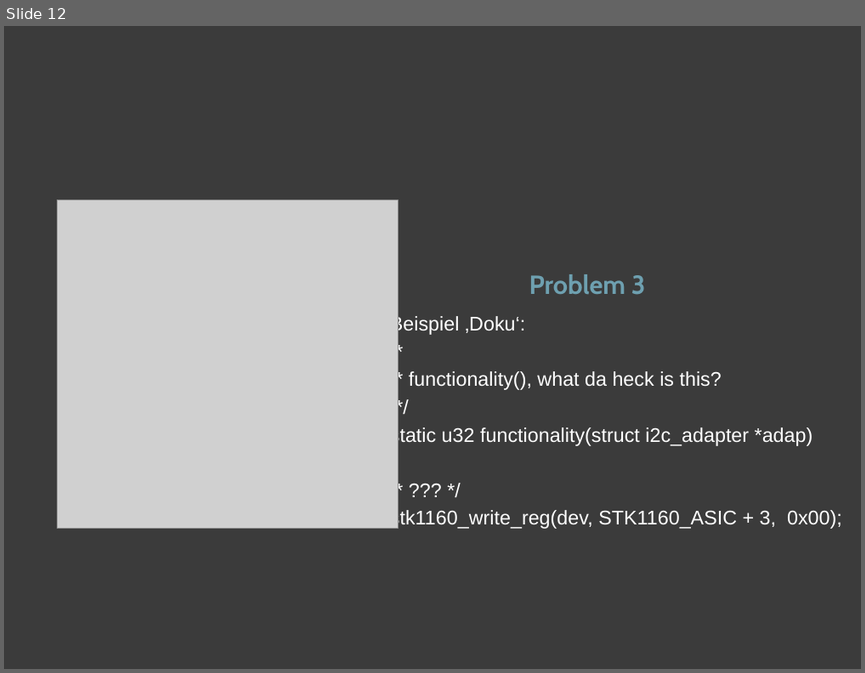
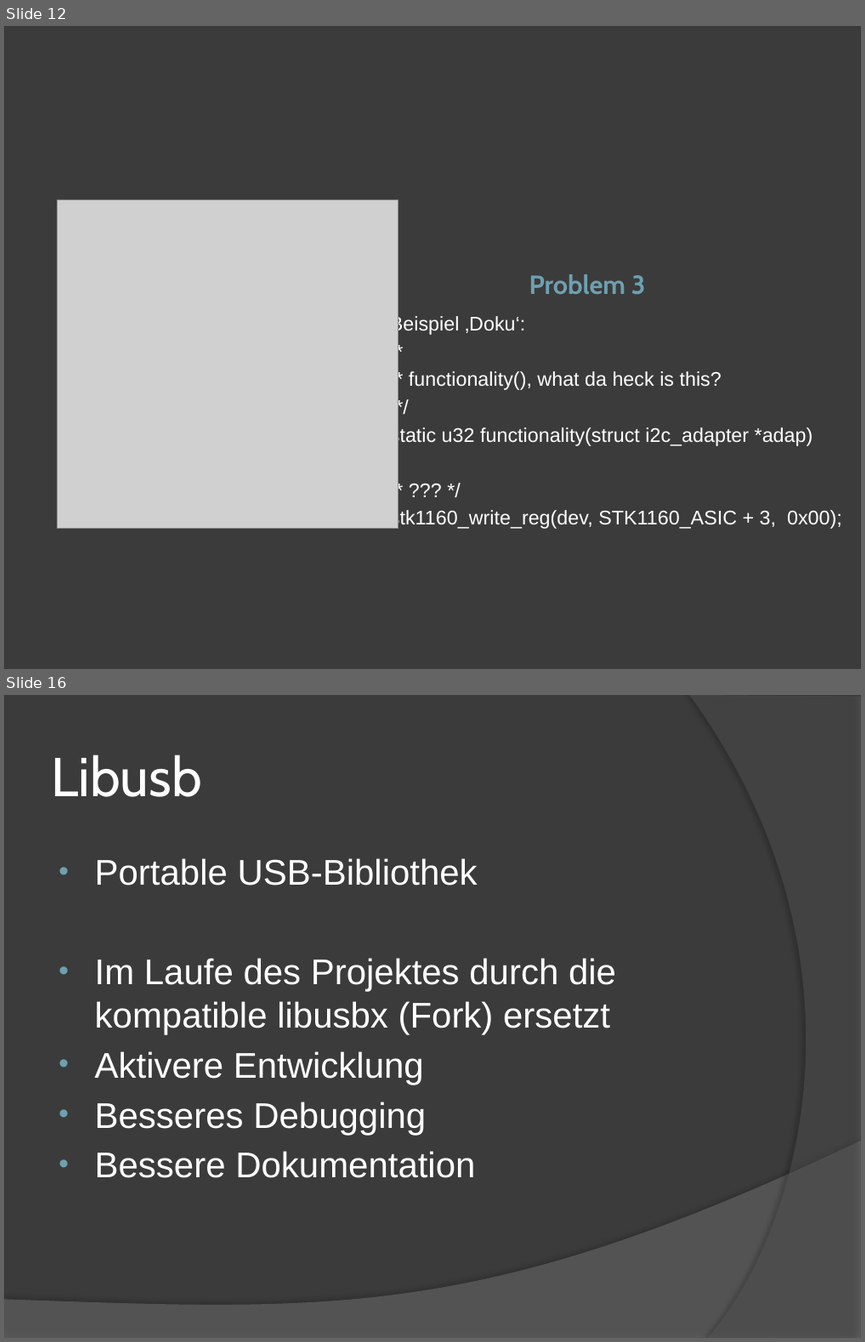
Before and after one commit to swp2013riot/riot-cam-driver, a slide deck: Abschlusspraesentation.pptx. Shown one above the other, each under a label of ours: slide 12 before the commit, slides 12 and 16 after it; the slides between them are not shown. The pictures are 865x673 and 865x1342 pixels, drawn with LibreOffice and Linux fonts; fonts in the diff are those of the drawing; grey boxes stand for pictures. Boxes give left, top, right and bottom in pixels: in the first picture for what was removed or moved away, otherwise in the second. Text is boxed around its words. In the diff, an @@ line names an element or a change of style, - is before the commit and + after.

```diff
--- a/Abschlusspraesentation.pptx
+++ b/Abschlusspraesentation.pptx
@@ slide 16 added at [4, 695, 861, 1338], background #3B3B3B @@
@@ freeform shape added at [689, 695, 861, 1338], fill #5E5E5E at 40% opacity @@
@@ title added at [51, 755, 202, 797], 46 pt, text #FFFFFF @@
+Libusb
@@ text added at [95, 858, 616, 1178], 30 pt, text #FFFFFF @@
+• Portable USB-Bibliothek
+• Im Laufe des Projektes durch die kompatible libusbx (Fork) ersetzt
+• Aktivere Entwicklung
+• Besseres Debugging
+• Bessere Dokumentation
@@ freeform shape added at [4, 1140, 861, 1338], fill #7F7F7F at 45% opacity @@
```
Also in this commit, not shown: 7 other slides added.
